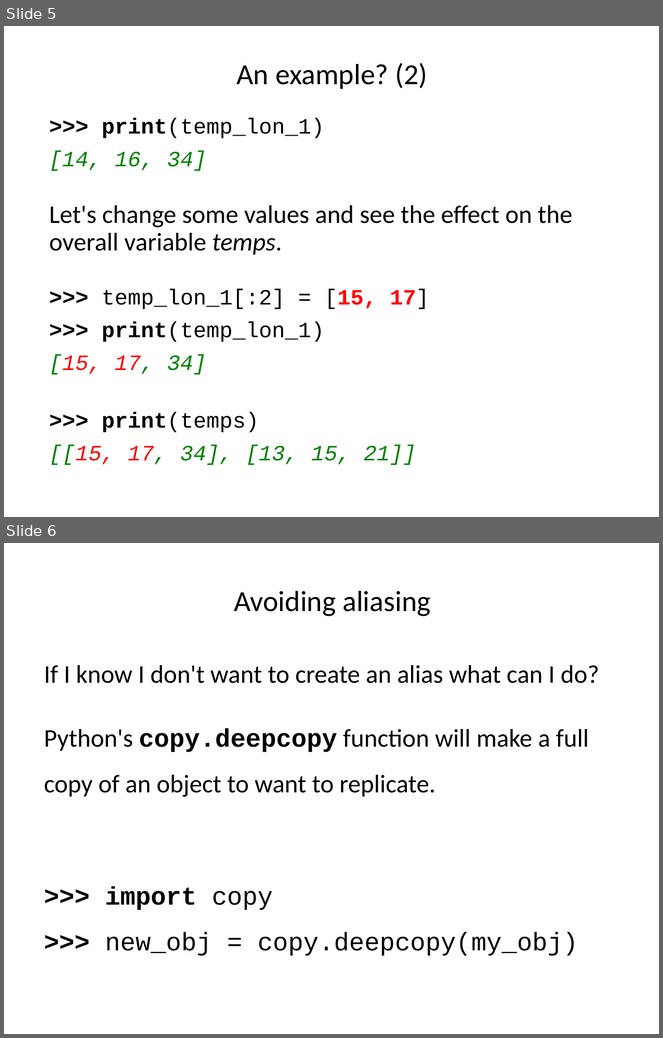
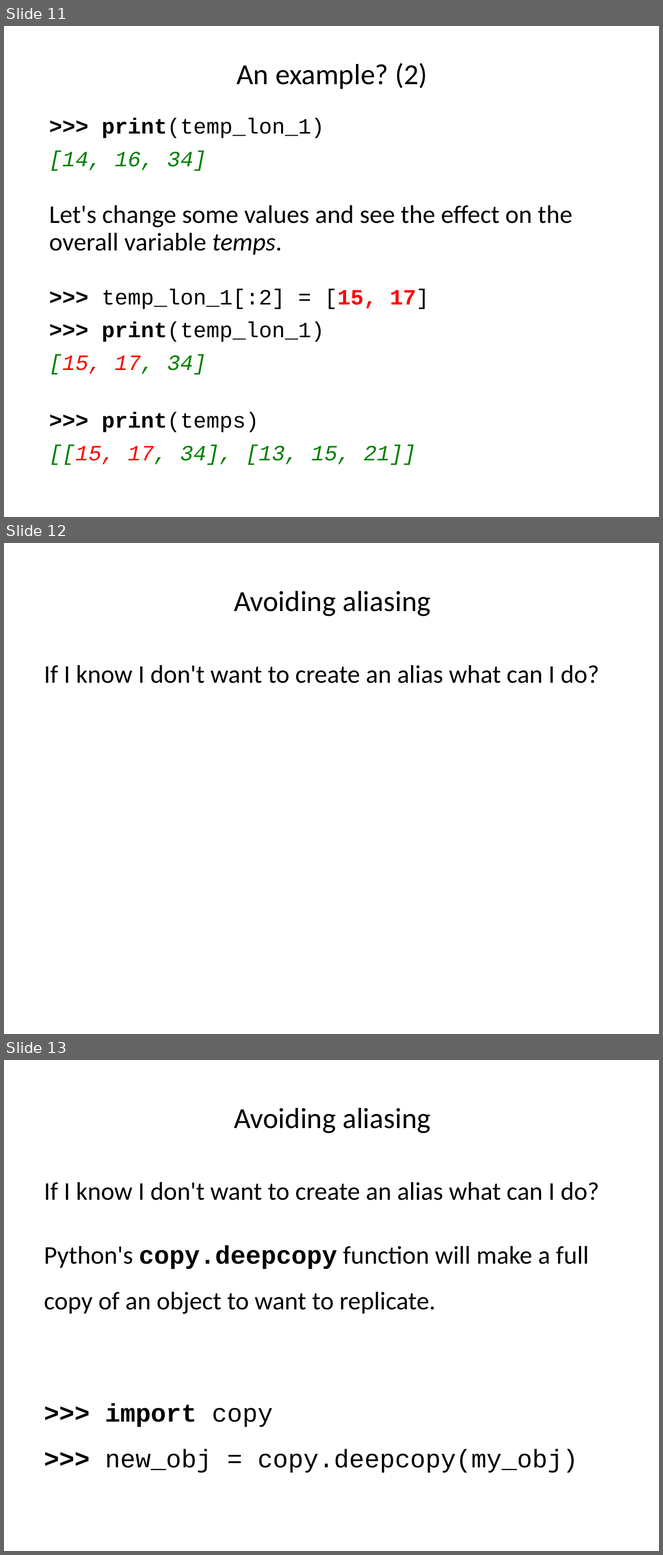
Before and after one commit to ncasuk/ncas-isc, a slide deck: python/presentations/learning_python/13_ceda-alias.pptx. Shown one above the other, each under a label of ours: slides 5 and 6 before the commit, slides 11, 12 and 13 after it. The pictures are 663x1038 and 663x1555 pixels, drawn with LibreOffice and Linux fonts; fonts in the diff are those of the drawing; background and template pictures are left out. Boxes give left, top, right and bottom in pixels: in the first picture for what was removed or moved away, otherwise in the second. Text is boxed around its words. In the diff, an @@ line names an element or a change of style, - is before the commit and + after.

```diff
--- a/python/presentations/learning_python/13_ceda-alias.pptx
+++ b/python/presentations/learning_python/13_ceda-alias.pptx
@@ slide 12 added at [4,543,659,1034], background picture (left out) @@
@@ title added at [234,591,431,616], 32 pt, text #000000 @@
+Avoiding aliasing
@@ text added at [44,665,599,683], 28 pt, text #000000 @@
+If I know I don't want to create an alias what can I do?
@@ what was slide 5 is now slide 11 @@
@@ what was slide 6 is now slide 13 @@
```
Also in this commit, not shown: 6 other slides added, 1 other file.
